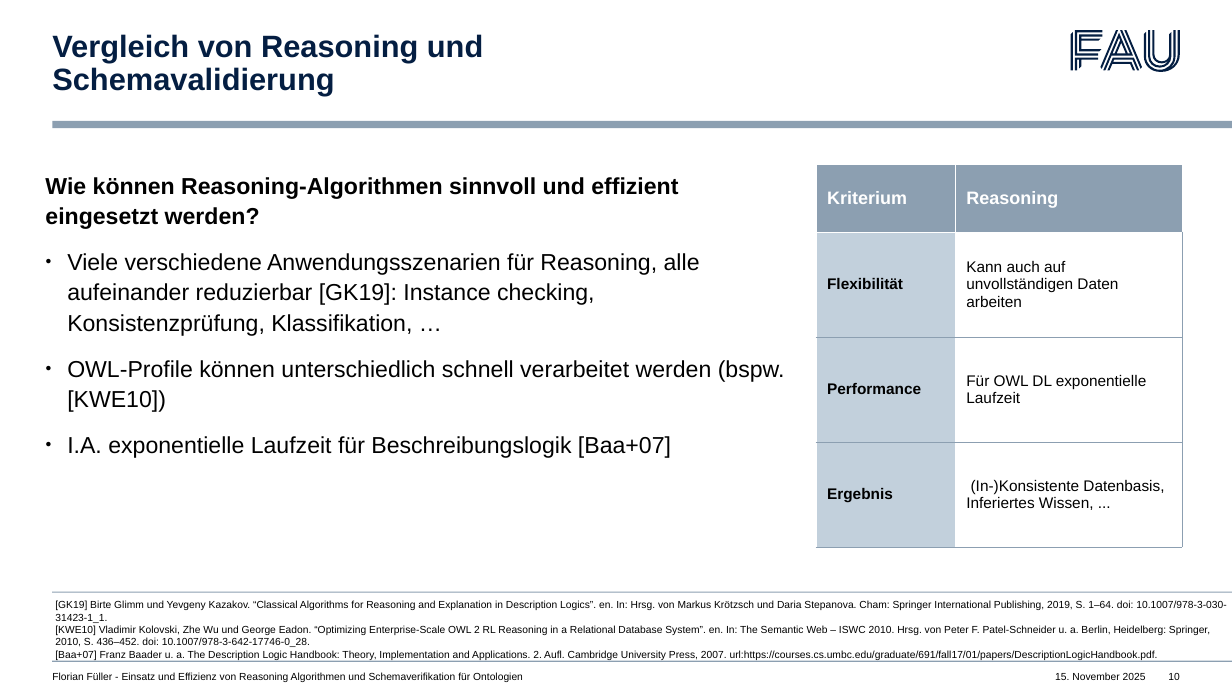
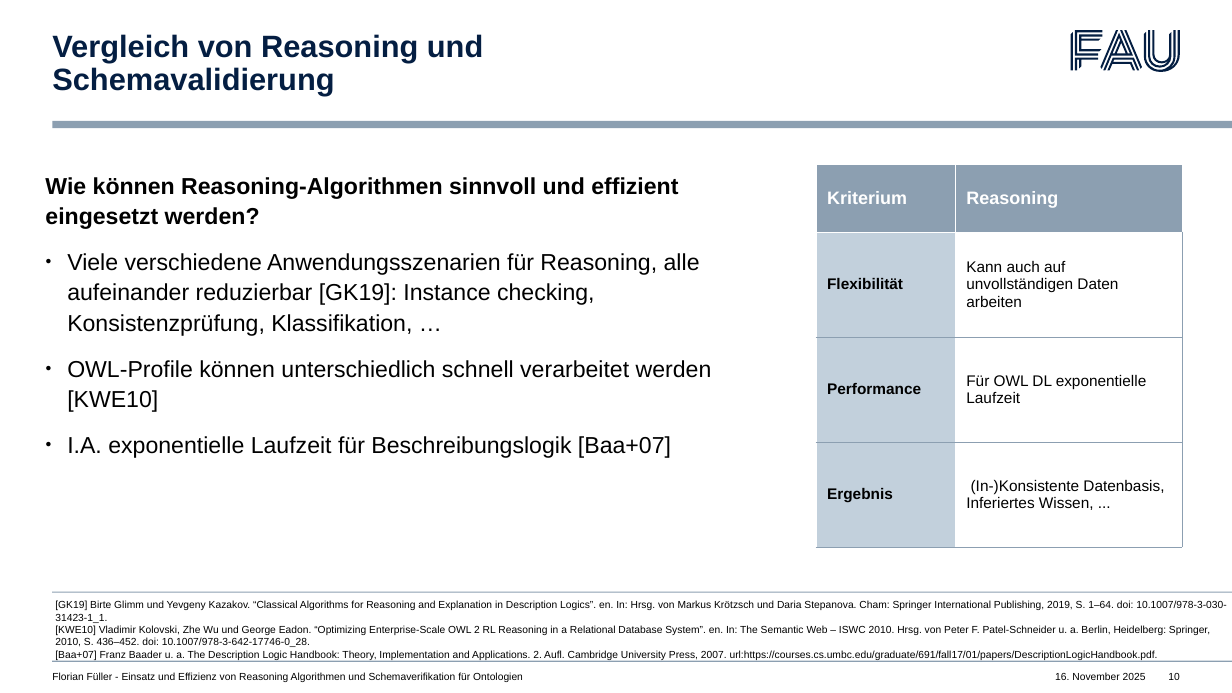
Before and after one commit to psittacus/MasterPresentation, a slide deck: slide 10 of Presentation.odp. Drawn at 1232x693 pixels with LibreOffice and Linux fonts; fonts in the diff are those of the drawing. Boxes give left, top, right and bottom in pixels: in the first picture for what was removed or moved away, otherwise in the second. Text is boxed around its words. In the diff, an @@ line names an element or a change of style, - is before the commit and + after.

```diff
--- a/Presentation.odp
+++ b/Presentation.odp
@@ text at <box>67,360,712,412</box>: text changed @@
-● OWL-Profile können unterschiedlich schnell verarbeitet werden (bspw. [KWE10])
+● OWL-Profile können unterschiedlich schnell verarbeitet werden [KWE10]
@@ text at <box>1055,672,1146,680</box>: text changed @@
-15. November 2025
+16. November 2025
```
Also in this commit, not shown: 31 other slides changed, 1 slide added.
